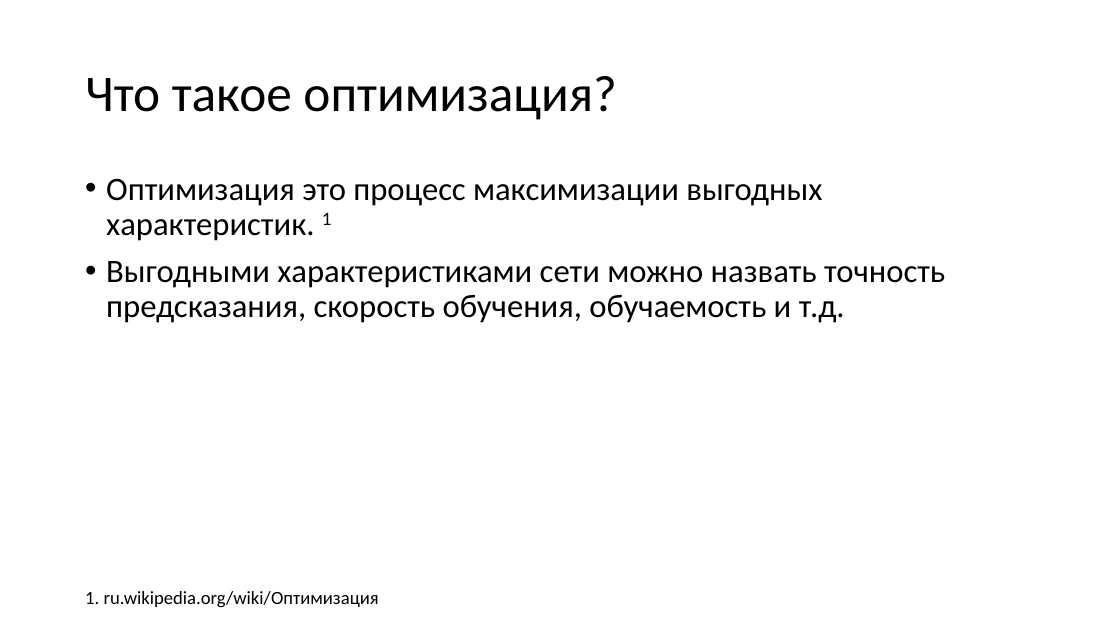
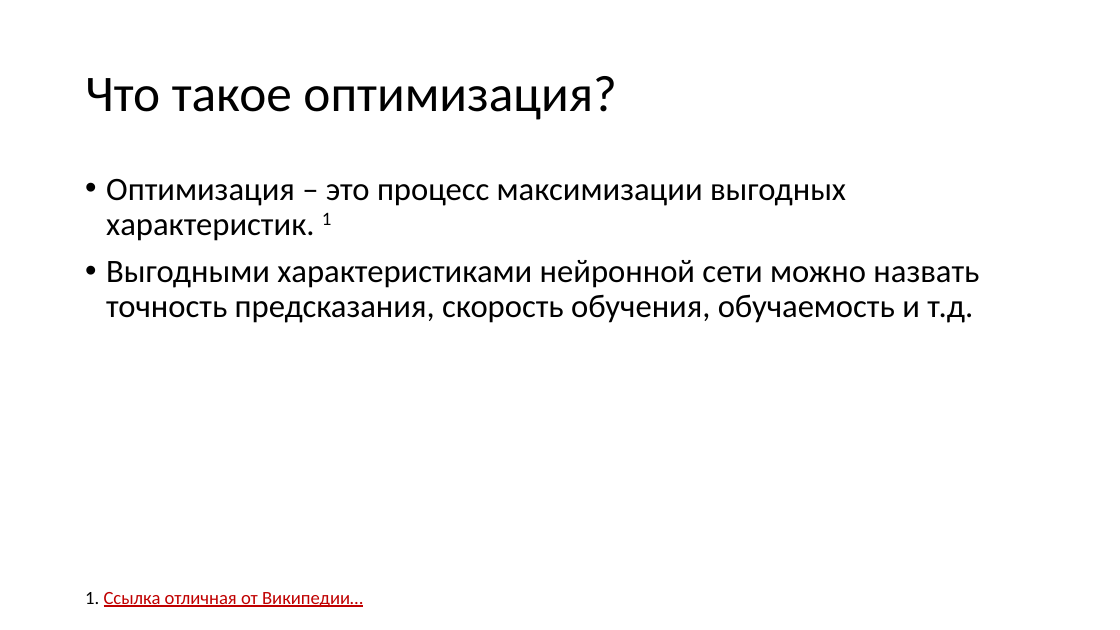
Before and after one commit to sven4500/masters-diploma, a slide deck: slide 4 of Презентация/Пезентация.ppt. Drawn at 1120x630 pixels with LibreOffice and Linux fonts; fonts in the diff are those of the drawing. Boxes give left, top, right and bottom in pixels: in the first picture for what was removed or moved away, otherwise in the second. Text is boxed around its words. In the diff, an @@ line names an element or a change of style, - is before the commit and + after.

```diff
--- a/Презентация/Пезентация.ppt
+++ b/Презентация/Пезентация.ppt
@@ text at bbox=[106, 178, 979, 323]: text changed @@
-• Оптимизация это процесс максимизации выгодных характеристик. 1
-• Выгодными характеристиками сети можно назвать точность предсказания, скорость обучения, обучаемость и т.д.
+• Оптимизация – это процесс максимизации выгодных характеристик. 1
+• Выгодными характеристиками нейронной сети можно назвать точность предсказания, скорость обучения, обучаемость и т.д.
@@ text at bbox=[85, 592, 363, 607]: text changed; text colour #000000 to #C00000 @@
-1. ru.wikipedia.org/wiki/Оптимизация
+1. Ссылка отличная от Википедии…
```
Also in this commit, not shown: 8 other slides changed, 2 slides added, 1 slide removed.
